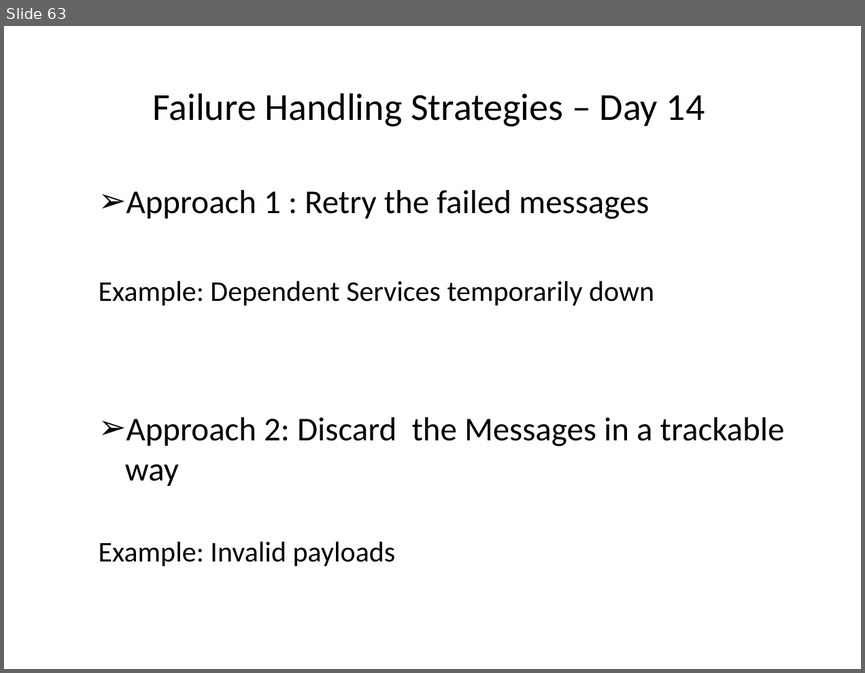
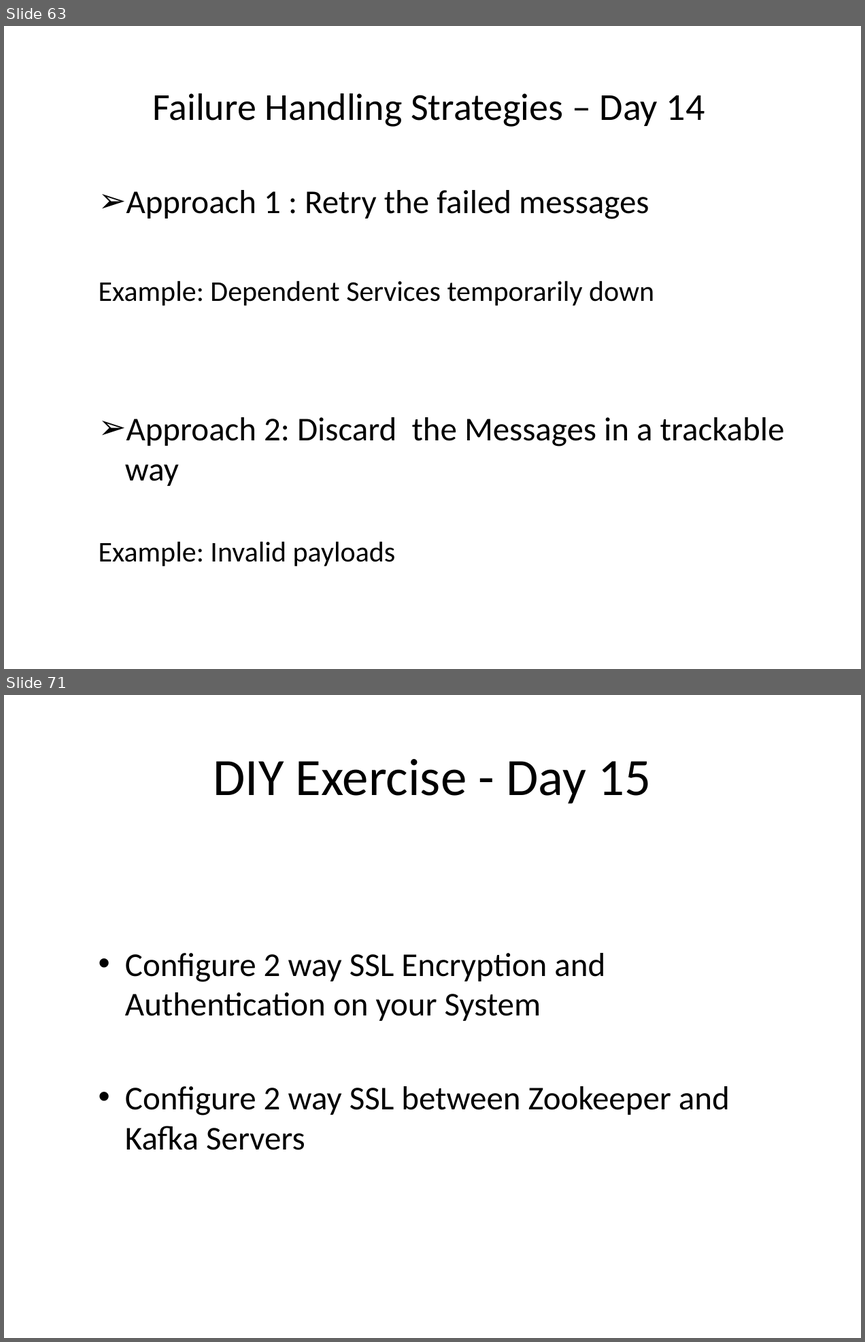
Before and after one commit to sreedharsingaraju/KafkaTutorials, a slide deck: PPT/Kafka-Teaching-Flow.pptx. Shown one above the other, each under a label of ours: slide 63 before the commit, slides 63 and 71 after it; the slides between them are not shown. The pictures are 865x673 and 865x1342 pixels, drawn with LibreOffice and Linux fonts; fonts in the diff are those of the drawing. Boxes give left, top, right and bottom in pixels: in the first picture for what was removed or moved away, otherwise in the second. Text is boxed around its words. In the diff, an @@ line names an element or a change of style, - is before the commit and + after.

```diff
--- a/PPT/Kafka-Teaching-Flow.pptx
+++ b/PPT/Kafka-Teaching-Flow.pptx
@@ slide 71 added at <box>4,695,861,1338</box>, background #FFFFFF @@
@@ title added at <box>213,759,651,804</box>, 44 pt, text #000000 @@
+DIY Exercise - Day 15
@@ text added at <box>125,953,730,1150</box>, 28 pt, text #000000 @@
+  • Configure 2 way SSL Encryption and Authentication on your System
+  • Configure 2 way SSL between Zookeeper and Kafka Servers
```
Also in this commit, not shown: 1 slide changed, 6 other slides added.
